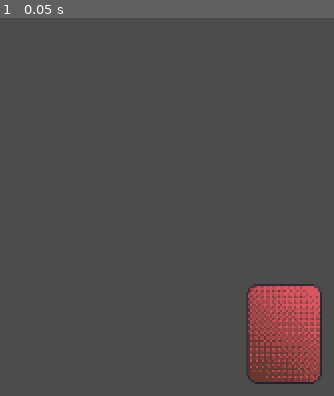
Above: before the commit, frame 1.
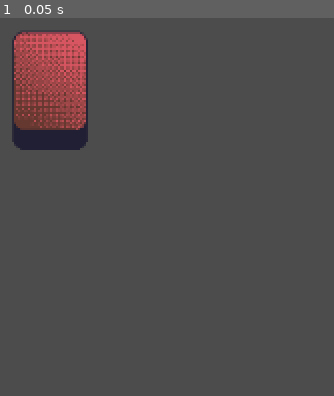
Above: after the commit, the same moment.

Repository: Kibibibit/windmills-arcade
Game: Godot game, scene res://scenes/Root.tscn
Two runs of this game, one before a commit and one after it. Both use one fixed random seed, a clock stepped at 60 frames per second and the inputs below.
Inputs:
- Up to frame 1 (0.05 s): no input

The runs differ from the first frame. In frame 1, 13% of the frame differs, in the area x 3-97%, y 3-97%.

Commit message:
Created resource component, deck and started fleshing out more general stuff

Diff:
--- a/project.godot
+++ b/project.godot
@@ -14,7 +14,12 @@
 "language": "GDScript",
 "path": "res://scripts/components/card/Card.gd"
 }, {
-"base": "Node2D",
+"base": "ResourceComponent",
+"class": "Deck",
+"language": "GDScript",
+"path": "res://scripts/components/card/Deck.gd"
+}, {
+"base": "ResourceComponent",
 "class": "Piece",
 "language": "GDScript",
 "path": "res://scripts/components/Piece.gd"
@@ -30,16 +35,29 @@
 "path": "res://scripts/utils/PlayingCardParent.gd"
 }, {
 "base": "Node2D",
+"class": "ResourceComponent",
+"language": "GDScript",
+"path": "res://scripts/components/ResourceComponent.gd"
+}, {
+"base": "Node2D",
 "class": "SceneParent",
 "language": "GDScript",
 "path": "res://scripts/utils/SceneParent.gd"
+}, {
+"base": "PlayingCard",
+"class": "StackingCard",
+"language": "GDScript",
+"path": "res://scripts/components/card/StackingCard.gd"
 } ]
 _global_script_class_icons={
 "Card": "",
+"Deck": "",
 "Piece": "",
 "PlayingCard": "",
 "PlayingCardParent": "",
-"SceneParent": ""
+"ResourceComponent": "",
+"SceneParent": "",
+"StackingCard": ""
 }
 
 [application]
--- a/scripts/components/Piece.gd
+++ b/scripts/components/Piece.gd
@@ -1,5 +1,5 @@
 class_name Piece
-extends Node2D
+extends ResourceComponent
 
 var sprite: Sprite
 
@@ -11,10 +11,3 @@
 
 func _process(_delta):
 	self.sprite.position = self.position
-
-func _get_parent():
-	return get_tree().get_root().get_node("Root").get_node("Game")
-
-func get_texture(texture: String):
-	var scene_parent: SceneParent = _get_parent()
-	return scene_parent.get_texture(texture)
--- /dev/null
+++ b/scripts/components/ResourceComponent.gd
@@ -0,0 +1,9 @@
+class_name ResourceComponent
+extends Node2D
+
+func _get_parent():
+	return get_tree().get_root().get_node("Root").get_node("Game")
+
+func get_texture(texture: String):
+	var scene_parent: SceneParent = _get_parent()
+	return scene_parent.get_texture(texture)
--- /dev/null
+++ b/scripts/components/card/Deck.gd
@@ -0,0 +1,30 @@
+class_name Deck
+extends ResourceComponent
+
+
+var deck: Array
+var offset: int = 0
+var sprites: Array
+
+func _init(cards: Array = []):
+	deck = cards
+
+func _ready():
+	for i in range(0, deck.size()):
+		if (i%4==0):
+			var sprite = Sprite.new()
+			sprite.z_as_relative=true
+			sprite.centered=false
+			sprite.z_index=offset+1
+			sprite.position.y -= offset
+			sprites.append(sprite)
+			sprite.texture = .get_texture('card-back')
+			add_child(sprite)
+			offset = offset+1
+
+func deal() -> Card:
+	var card = deck.pop_back()
+	if (deck.size() % 4 == 0):
+		var sprite = sprites.pop_back()
+		sprite.free()
+	return card
--- a/scripts/components/card/PlayingCard.gd
+++ b/scripts/components/card/PlayingCard.gd
@@ -10,6 +10,7 @@
 func _ready():
 	value_sprite = Sprite.new()
 	value_sprite.centered = false
+	value_sprite.z_as_relative = true
 	value_sprite.z_index = 1
 	value_sprite.texture = .get_texture(._get_parent().card_suit_value_to_sprite_code(suit,value))
 	#_draw_values()
--- /dev/null
+++ b/scripts/components/card/StackingCard.gd
@@ -0,0 +1,15 @@
+class_name StackingCard
+extends PlayingCard
+
+
+var card_above: StackingCard
+var card_below: StackingCard
+
+# Called when the node enters the scene tree for the first time.
+func _ready():
+	pass # Replace with function body.
+
+
+# Called every frame. 'delta' is the elapsed time since the previous frame.
+#func _process(delta):
+#	pass
--- a/scripts/games/Sawayama.gd
+++ b/scripts/games/Sawayama.gd
@@ -4,6 +4,7 @@
 # Called when the node enters the scene tree for the first time.
 func _ready():
 	self._textures = {
+		"card-slot":"res://sprites/cards/card-slot.png",
 		"card-back":"res://sprites/cards/basic-card-back.png",
 		"card-front":"res://sprites/cards/basic-card-front.png",
 		"starfleet1":"res://sprites/cards/sawayama/starfleet/sawayama-starfleet-ace.png",
@@ -21,16 +22,20 @@
 		"starfleet13":"res://sprites/cards/sawayama/starfleet/sawayama-starfleet-king.png",
 	}
 
-	self._suit_names = ["starfleet"]
+	self._suit_names = ["starfleet","starfleet","starfleet","starfleet"]
 
 
 	self.load_resources()
-	var card =  PlayingCard.new("card-front","card-back",0,1)
-	card.position.x = 100
-	card.position.y = 100
-	add_child(card)
 
+	var deck: Deck = Deck.new(_cards())
+	deck.position.x = 50
+	deck.position.y = 50
 
-# Called every frame. 'delta' is the elapsed time since the previous frame.
-#func _process(delta):
-#	pass
+	add_child(deck)
+
+func _cards():
+	var cards = []
+	for _suit in range(1,5):
+		for _value in range(1,14):
+			cards.append(PlayingCard.new("card-front","card-back",_suit,_value))
+	return cards
--- a/scripts/utils/PlayingCardParent.gd
+++ b/scripts/utils/PlayingCardParent.gd
@@ -5,4 +5,4 @@
 var _suit_names: Array
 
 func card_suit_value_to_sprite_code(suit: int, value: int):
-	return "%s%d" % [_suit_names[suit],value]
+	return "%s%d" % [_suit_names[suit-1],value]
Binary file added: sprites/aseprite/card-slot.aseprite
Binary file added: sprites/cards/card-slot.png
Not shown, added: sprites/cards/card-slot.png.import
